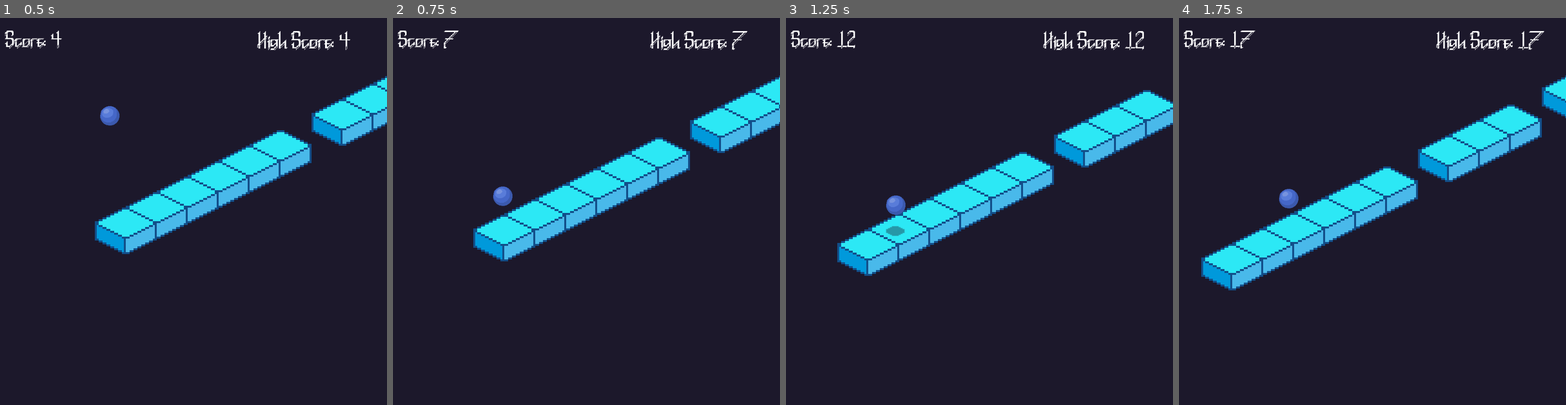
Above: before the commit, frames 1-4 (left to right).
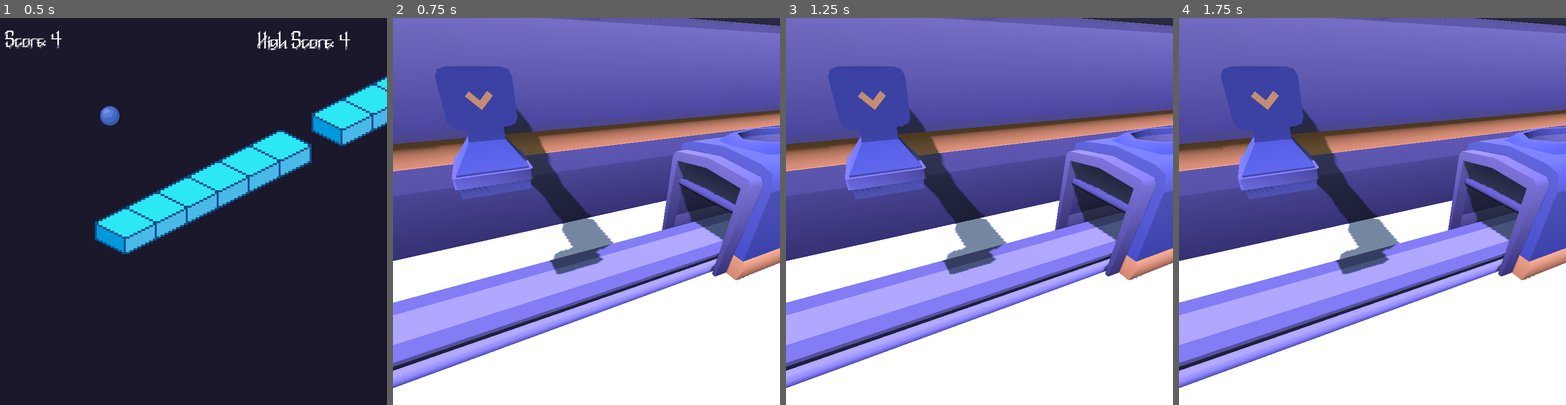
Above: after the commit, the same moments.

Repository: ofknee/tap-tap-tap
Game: Godot game, scene res://scenes/important/game.tscn
Same seed, same stepped clock (60 frames per second), same inputs: the game is played once before the commit and once after it.
Inputs:
- Up to frame 1 (0.5 s): no input
- Up to frame 2 (0.75 s): tap Enter (ui_accept) at 0.5 s; hold Right (ui_right) from 0.53 s (still down); hold Shift (SWITCH) from 0.53 s (still down)
- Up to frame 3 (1.25 s): keep holding Right (ui_right); keep holding Shift (SWITCH); tap Enter (ui_accept) at 0.77 s
- Up to frame 4 (1.75 s): keep holding Right (ui_right); release Shift (SWITCH) at 1.28 s; tap Shift (SWITCH) at 1.35 s; tap Enter (ui_accept) at 1.52 s

Frame 1 is identical in both runs. In frame 2, 98% of the frame differs, in the area x 0-100%, y 0-100%; in frame 3, 98%; in frame 4, 98%.

Commit message:
scene-change

Diff:
--- a/scenes/iso/player.gd
+++ b/scenes/iso/player.gd
@@ -13,7 +13,7 @@
 	hs_label.text = " High Score: " + str(Global.high_score)
 
 	if Input.is_action_pressed("SWITCH"):
-		pass
+		get_tree().change_scene_to_file("res://scenes/factory/factory.tscn")
 
 	if ray.is_colliding():
 		shadow.show()
